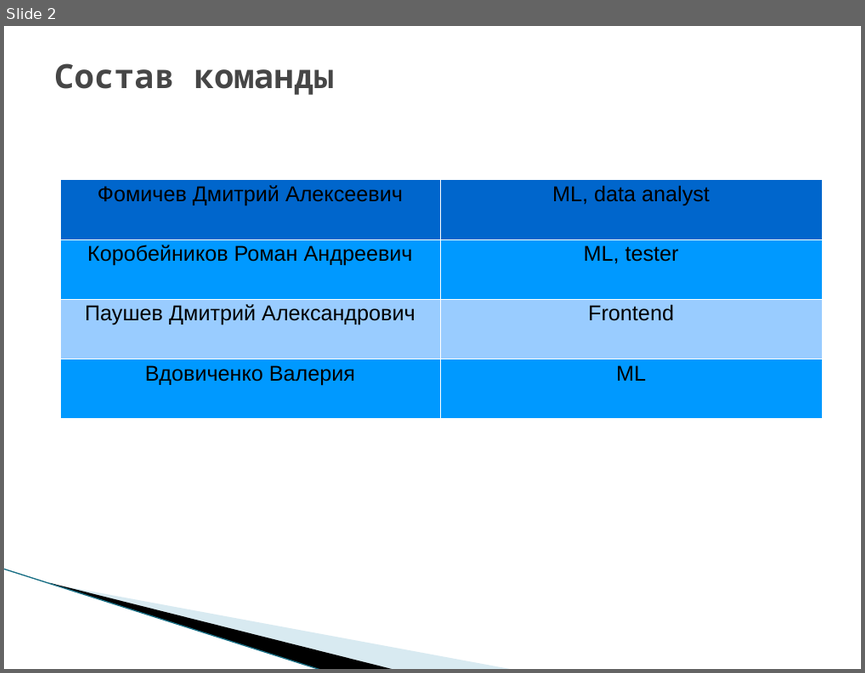
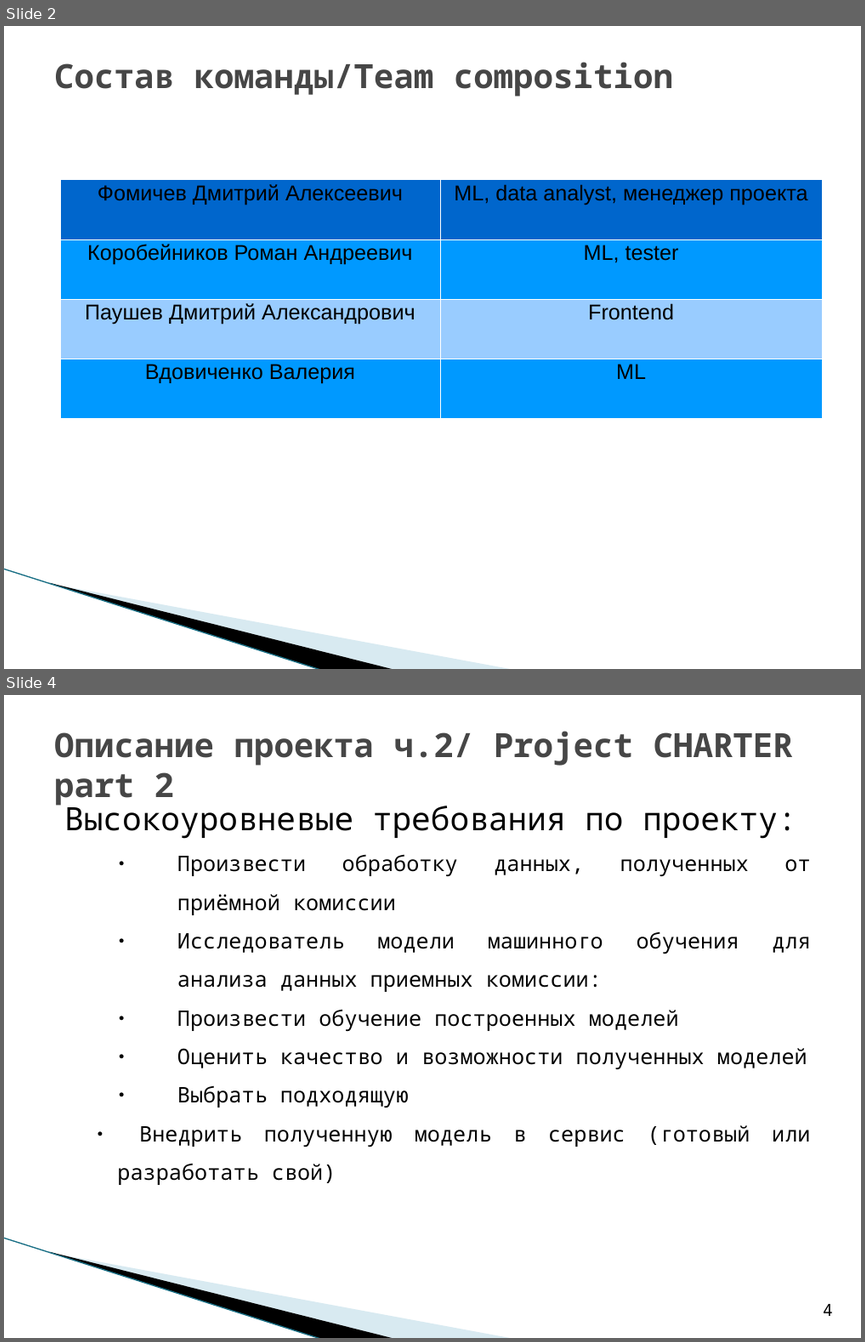
Before and after one commit to saviord7/applicant-service, a slide deck: reports/7_project_report_template_LETI_2021 (Rus-Eng).ppt. Shown one above the other, each under a label of ours: slide 2 before the commit, slides 2 and 4 after it; the slides between them are not shown. The pictures are 865x673 and 865x1342 pixels, drawn with LibreOffice and Linux fonts; fonts in the diff are those of the drawing; background and template pictures are left out. Boxes give left, top, right and bottom in pixels: in the first picture for what was removed or moved away, otherwise in the second. Text is boxed around its words. In the diff, an @@ line names an element or a change of style, - is before the commit and + after.

```diff
--- a/reports/7_project_report_template_LETI_2021 (Rus-Eng).ppt
+++ b/reports/7_project_report_template_LETI_2021 (Rus-Eng).ppt
@@ slide 4 added at (4, 695, 861, 1338), background #FFFFFF; not listed: 3 template elements that a slide beside it also shows @@
@@ title added at (54, 731, 793, 805), 28 pt, text #464646, bold @@
+Описание проекта ч.2/ Project CHARTER part 2
@@ text added at (64, 805, 810, 1185), 18 pt, text #000000 @@
+Высокоуровневые требования по проекту:
+● Произвести обработку данных, полученных от приёмной комиссии
+● Исследователь модели машинного обучения для анализа данных приемных комиссии:
+● Произвести обучение построенных моделей
+● Оценить качество и возможности полученных моделей
+● Выбрать подходящую
+● Внедрить полученную модель в сервис (готовый или разработать свой)
@@ page number added at (823, 1304, 833, 1315), 14 pt, text #000000 @@
+4
@@ slide 2 changed as well @@
@@ text at (54, 62, 673, 97): text changed @@
-Состав команды
+Состав команды/Team composition
@@ table at (60, 179, 822, 419) @@
-row 1, column 2: ML, data analyst
+row 1, column 2: ML, data analyst, менеджер проекта
@@ line spacing 0.93 to 0.87 @@
```
Also in this commit, not shown: 7 other slides changed.
